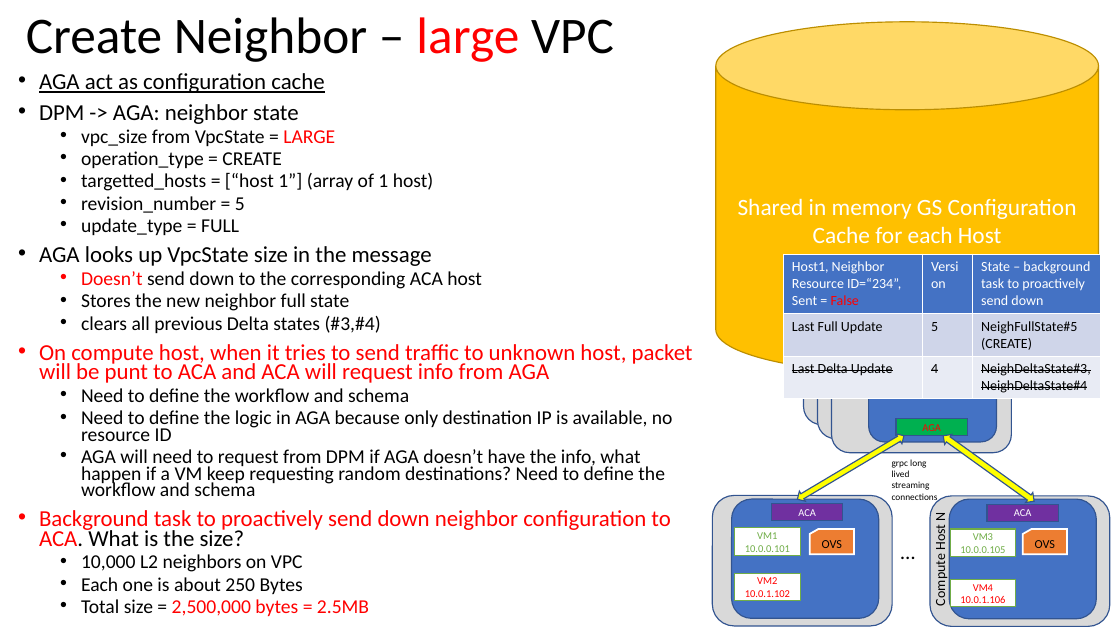
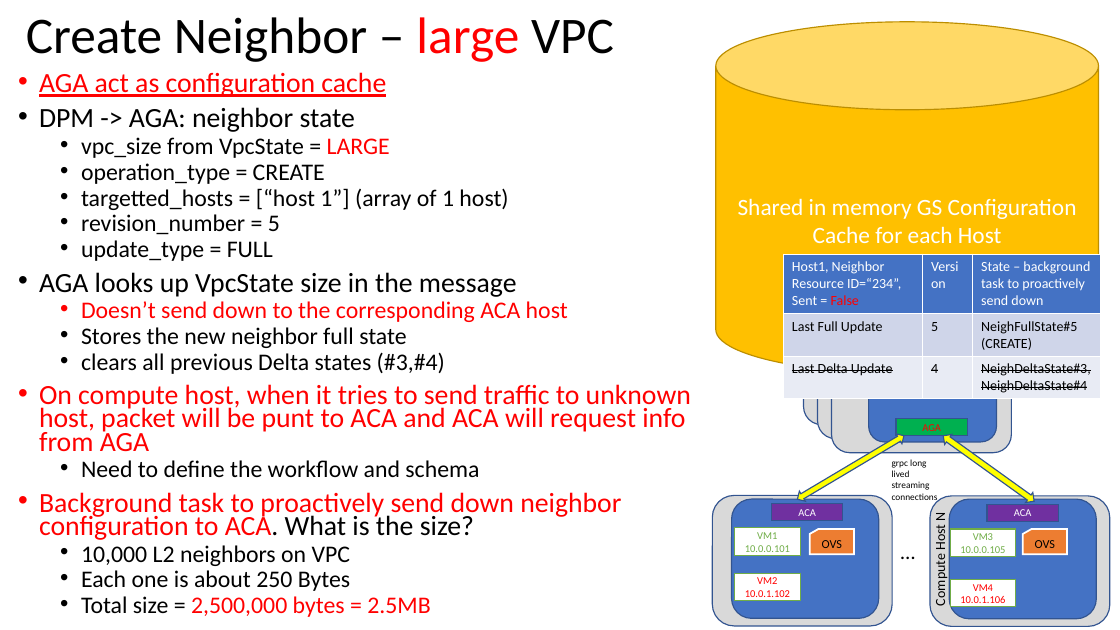
Before and after one commit to futurewei-cloud/alcor, a slide deck: slide 10 of docs/modules/ROOT/pages/high_level/AGA_design.pptx. Drawn at 1120x630 pixels with LibreOffice and Linux fonts; fonts in the diff are those of the drawing. Boxes give left, top, right and bottom in pixels: in the first picture for what was removed or moved away, otherwise in the second. Text is boxed around its words. In the diff, an @@ line names an element or a change of style, - is before the commit and + after.

```diff
--- a/docs/modules/ROOT/pages/high_level/AGA_design.pptx
+++ b/docs/modules/ROOT/pages/high_level/AGA_design.pptx
@@ text "AGA act as configuration cache" at [39, 72, 691, 617]: size 19.6 to 23.8 pt in "AGA act as configuration cache", "DPM -> AGA: neighbor state", "AGA looks up VpcState size in the ...", "On compute host, when it tries to ..." and 1 more places; text colour #000000 to #FF0000 in "AGA act as configuration cache", "send down to the corresponding ACA host"; size 16.8 to 20.4 pt in "vpc_size from VpcState = LARGE", "operation_type = CREATE", "targetted_hosts = [“host 1”] (array of 1 ...", "revision_number = 5" and 8 more places @@
@@ text at [81, 410, 673, 496]: paragraphs removed @@
-  • Need to define the logic in AGA because only destination IP is available, no resource ID
-  • AGA will need to request from DPM if AGA doesn’t have the info, what happen if a VM keep requesting random destinations? Need to define the workflow and schema
```
Also in this commit, not shown: 17 other slides changed.
